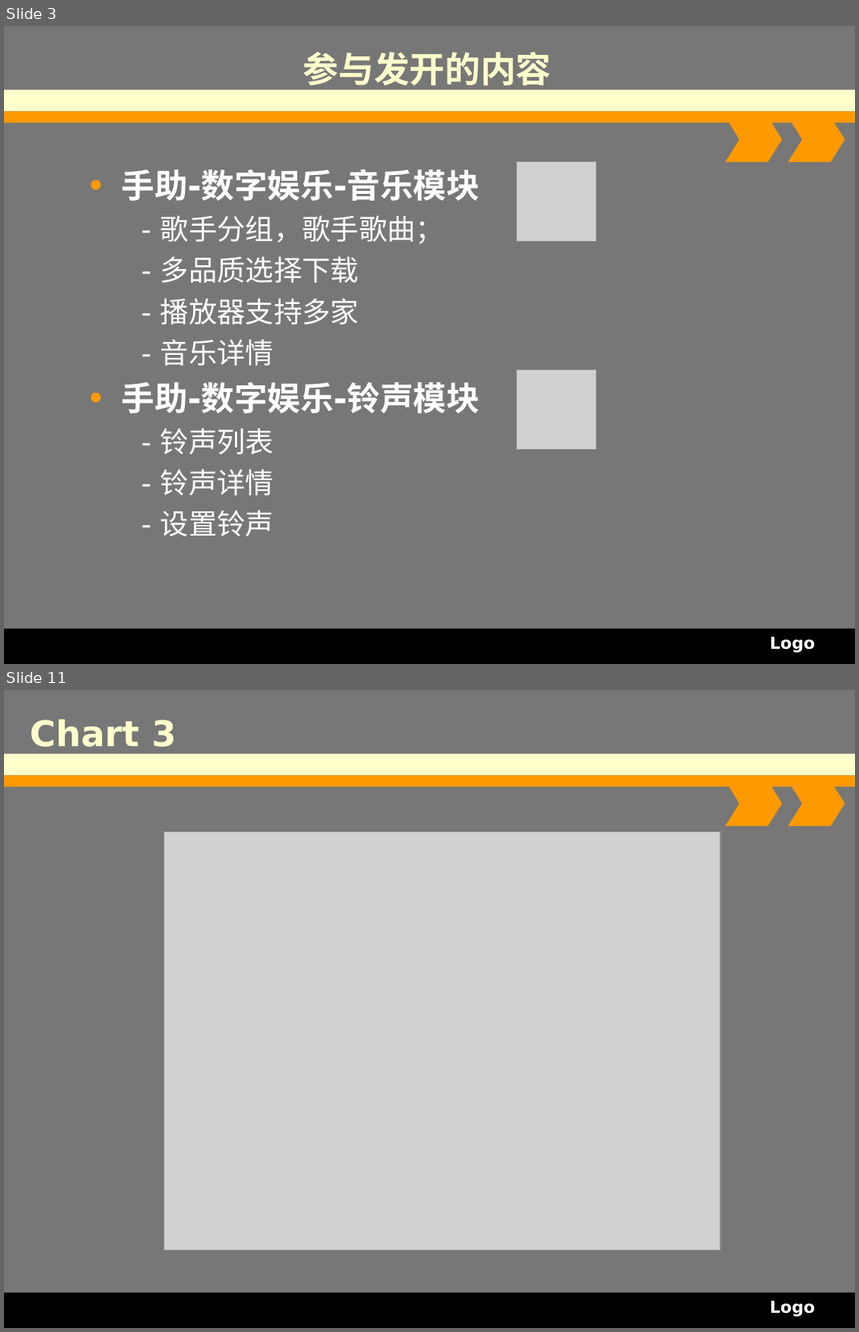
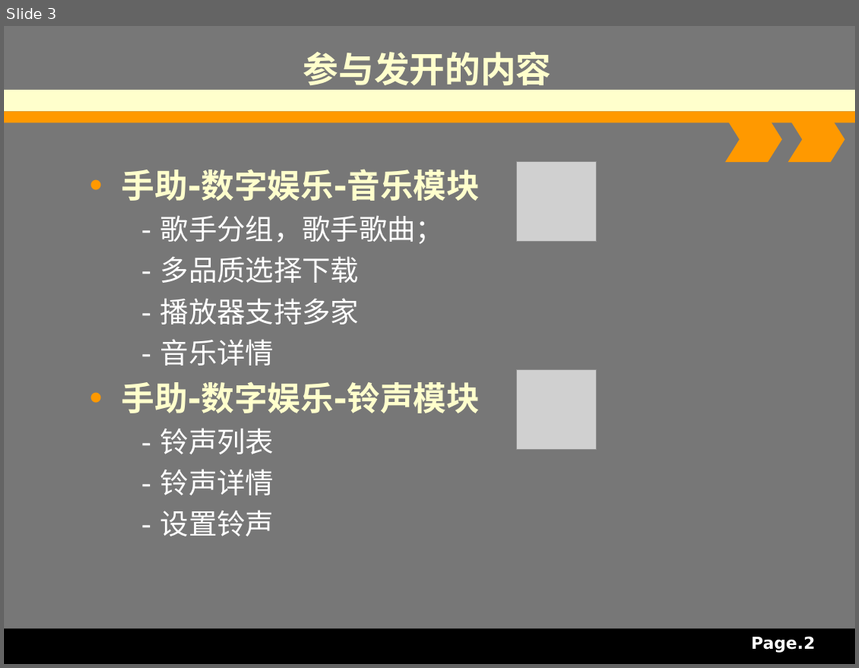
Before and after one commit to tianlanse93/Blogs, a slide deck: 实习生转正自评.ppt. Shown one above the other, each under a label of ours: slides 3 and 11 before the commit, slide 3 after it; the slides between them are not shown. The pictures are 859x1332 and 859x668 pixels, drawn with LibreOffice and Linux fonts; fonts in the diff are those of the drawing; grey boxes stand for pictures. Boxes give left, top, right and bottom in pixels: in the first picture for what was removed or moved away, otherwise in the second. Text is boxed around its words. In the diff, an @@ line names an element or a change of style, - is before the commit and + after.

```diff
--- a/实习生转正自评.ppt
+++ b/实习生转正自评.ppt
@@ slide 11 removed at (4, 690, 855, 1328), background #777777; not listed: 5 template elements that a slide beside it also shows @@
@@ title removed at (30, 719, 176, 747) @@
-Chart 3
@@ picture removed at (164, 832, 721, 1251) @@
@@ text removed at (770, 1301, 815, 1317) @@
-Logo
@@ slide 3 changed as well @@
@@ text at (122, 169, 480, 414): text colour #FFFFFF to #FFFFCC in "手助-数字娱乐-音乐模块", "手助-数字娱乐-铃声模块" @@
@@ text at (751, 637, 815, 653): text changed @@
-Logo
+Page.2
```
Also in this commit, not shown: 3 other slides changed, 1 slide added, 7 other slides removed.
